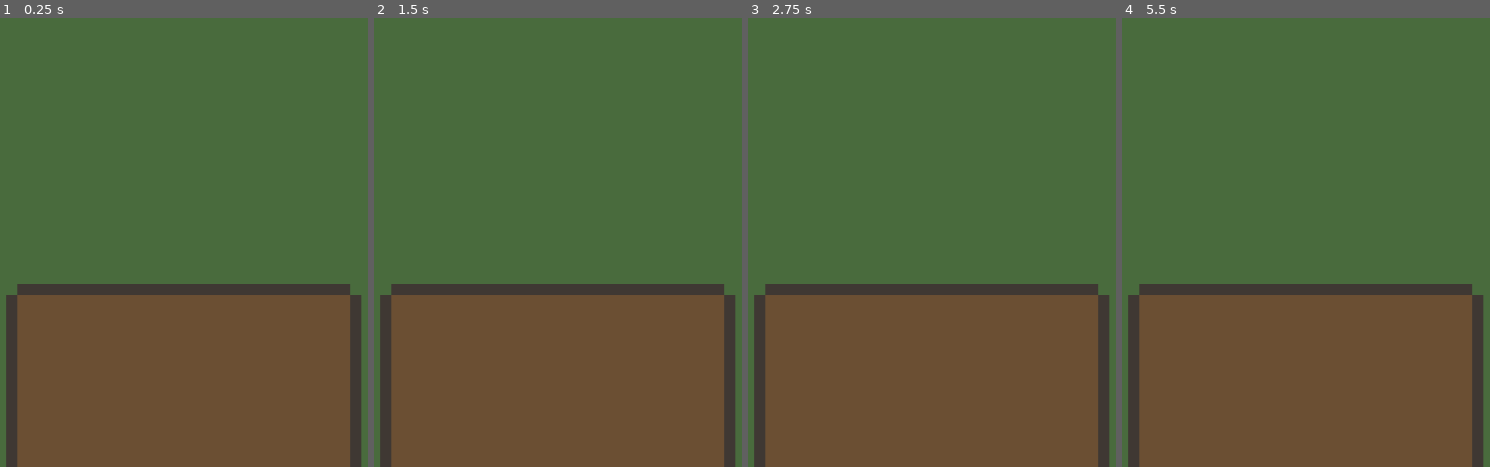
Above: before the commit, frames 1-4 (left to right).
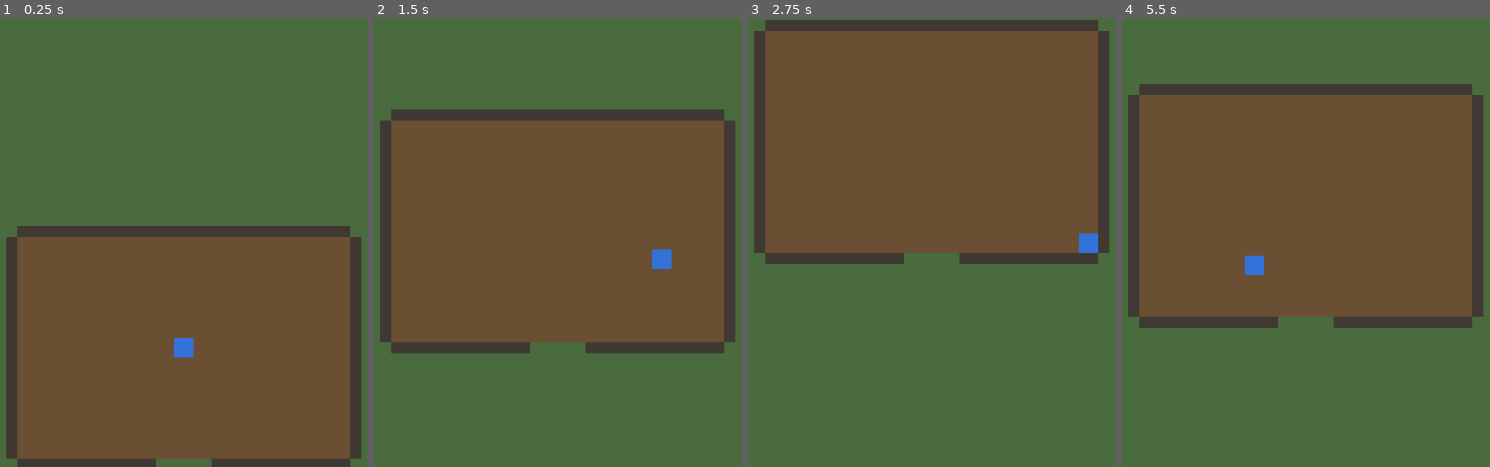
Above: after the commit, the same moments.

Repository: karib5/zombie_tavern
Game: Godot game, scene res://scenes/main/Main.tscn
Same seed, same stepped clock (60 frames per second), same inputs: the game is played once before the commit and once after it.
Inputs:
- Up to frame 1 (0.25 s): no input
- Up to frame 2 (1.5 s): hold D (move_right, bound only after the commit) 0.53-1.28 s; hold S (move_down, bound only after the commit) from 1.28 s (still down)
- Up to frame 3 (2.75 s): release S (move_down, bound only after the commit) at 2.03 s; hold D (move_right, bound only after the commit) from 2.03 s (still down)
- Up to frame 4 (5.5 s): tap Enter at 2.75 s; release D (move_right, bound only after the commit) at 2.78 s; hold W (move_up, bound only after the commit) 2.78-3.53 s; hold A (move_left, bound only after the commit) 3.53-5.03 s; hold S (move_down, bound only after the commit) from 5.03 s (still down)

The runs differ from the first frame. In frame 1, 17% of the frame differs, in the area x 1-99%, y 46-100%; in frame 2, 67%; in frame 3, 91%, in the area x 1-99%, y 0-100%; in frame 4, 77%.

Commit message:
Phase 2: player movement and camera
Adds Player.tscn/Player.gd (CharacterBody2D, 8-directional movement
via Input.get_vector, top-down motion_mode, simple placeholder visual)
and a Camera2D as its child for smooth follow, clamped to the
PrototypeMap ground bounds. Registers WASD/arrow input actions.
Main.gd now spawns the player at WorldManager.get_spawn_point(
"PlayerSpawnPoint") through the WorldManager.spawn_entity() seam and
registers it with GameManager.player. No combat, inventory,
interaction, or animation yet.

Co-Authored-By: Claude Sonnet 5 <noreply@anthropic.com>
Claude-Session: https://claude.ai/code/session_019QWpZ6yAHzc8RetuSzFJjB

Diff:
--- a/project.godot
+++ b/project.godot
@@ -13,6 +13,33 @@
 WorldManager="*res://systems/WorldManager.gd"
 TimeManager="*res://systems/TimeManager.gd"
 
+[input]
+
+move_up={
+"deadzone": 0.5,
+"events": [Object(InputEventKey,"resource_local_to_scene":false,"resource_name":"","device":-1,"window_id":0,"alt_pressed":false,"shift_pressed":false,"ctrl_pressed":false,"meta_pressed":false,"pressed":false,"keycode":0,"physical_keycode":87,"key_label":0,"unicode":0,"location":0,"echo":false,"script":null)
+, Object(InputEventKey,"resource_local_to_scene":false,"resource_name":"","device":-1,"window_id":0,"alt_pressed":false,"shift_pressed":false,"ctrl_pressed":false,"meta_pressed":false,"pressed":false,"keycode":0,"physical_keycode":4194320,"key_label":0,"unicode":0,"location":0,"echo":false,"script":null)
+]
+}
+move_down={
+"deadzone": 0.5,
+"events": [Object(InputEventKey,"resource_local_to_scene":false,"resource_name":"","device":-1,"window_id":0,"alt_pressed":false,"shift_pressed":false,"ctrl_pressed":false,"meta_pressed":false,"pressed":false,"keycode":0,"physical_keycode":83,"key_label":0,"unicode":0,"location":0,"echo":false,"script":null)
+, Object(InputEventKey,"resource_local_to_scene":false,"resource_name":"","device":-1,"window_id":0,"alt_pressed":false,"shift_pressed":false,"ctrl_pressed":false,"meta_pressed":false,"pressed":false,"keycode":0,"physical_keycode":4194322,"key_label":0,"unicode":0,"location":0,"echo":false,"script":null)
+]
+}
+move_left={
+"deadzone": 0.5,
+"events": [Object(InputEventKey,"resource_local_to_scene":false,"resource_name":"","device":-1,"window_id":0,"alt_pressed":false,"shift_pressed":false,"ctrl_pressed":false,"meta_pressed":false,"pressed":false,"keycode":0,"physical_keycode":65,"key_label":0,"unicode":0,"location":0,"echo":false,"script":null)
+, Object(InputEventKey,"resource_local_to_scene":false,"resource_name":"","device":-1,"window_id":0,"alt_pressed":false,"shift_pressed":false,"ctrl_pressed":false,"meta_pressed":false,"pressed":false,"keycode":0,"physical_keycode":4194319,"key_label":0,"unicode":0,"location":0,"echo":false,"script":null)
+]
+}
+move_right={
+"deadzone": 0.5,
+"events": [Object(InputEventKey,"resource_local_to_scene":false,"resource_name":"","device":-1,"window_id":0,"alt_pressed":false,"shift_pressed":false,"ctrl_pressed":false,"meta_pressed":false,"pressed":false,"keycode":0,"physical_keycode":68,"key_label":0,"unicode":0,"location":0,"echo":false,"script":null)
+, Object(InputEventKey,"resource_local_to_scene":false,"resource_name":"","device":-1,"window_id":0,"alt_pressed":false,"shift_pressed":false,"ctrl_pressed":false,"meta_pressed":false,"pressed":false,"keycode":0,"physical_keycode":4194321,"key_label":0,"unicode":0,"location":0,"echo":false,"script":null)
+]
+}
+
 [layer_names]
 
 2d_physics/layer_1="world"
--- /dev/null
+++ b/scenes/player/Player.tscn
@@ -0,0 +1,28 @@
+[gd_scene load_steps=3 format=3]
+
+[ext_resource type="Script" path="res://scripts/player/Player.gd" id="1_player_script"]
+
+[sub_resource type="RectangleShape2D" id="RectangleShape2D_player"]
+size = Vector2(28, 28)
+
+[node name="Player" type="CharacterBody2D"]
+collision_layer = 2
+collision_mask = 1
+motion_mode = 1
+script = ExtResource("1_player_script")
+
+[node name="Visual" type="Polygon2D" parent="."]
+polygon = PackedVector2Array(-14, -14, 14, -14, 14, 14, -14, 14)
+color = Color(0.2, 0.45, 0.85, 1)
+
+[node name="CollisionShape2D" type="CollisionShape2D" parent="."]
+shape = SubResource("RectangleShape2D_player")
+
+[node name="Camera2D" type="Camera2D" parent="."]
+enabled = true
+position_smoothing_enabled = true
+position_smoothing_speed = 5.0
+limit_left = 0
+limit_top = 0
+limit_right = 1600
+limit_bottom = 1200
--- /dev/null
+++ b/scripts/player/Player.gd
@@ -0,0 +1,8 @@
+extends CharacterBody2D
+
+@export var move_speed: float = 200.0
+
+func _physics_process(_delta: float) -> void:
+	var input_direction := Input.get_vector("move_left", "move_right", "move_up", "move_down")
+	velocity = input_direction * move_speed
+	move_and_slide()
--- a/scripts/world/Main.gd
+++ b/scripts/world/Main.gd
@@ -1,6 +1,15 @@
 extends Node
+
+const PLAYER_SCENE: PackedScene = preload("res://scenes/player/Player.tscn")
 
 @onready var world_root: Node2D = $WorldRoot
 
 func _ready() -> void:
 	WorldManager.register_current_map(world_root)
+	_spawn_player()
+
+func _spawn_player() -> void:
+	var spawn_point := WorldManager.get_spawn_point("PlayerSpawnPoint")
+	var spawn_position := spawn_point.global_position if spawn_point else Vector2.ZERO
+	var player := WorldManager.spawn_entity(PLAYER_SCENE, spawn_position)
+	GameManager.player = player
